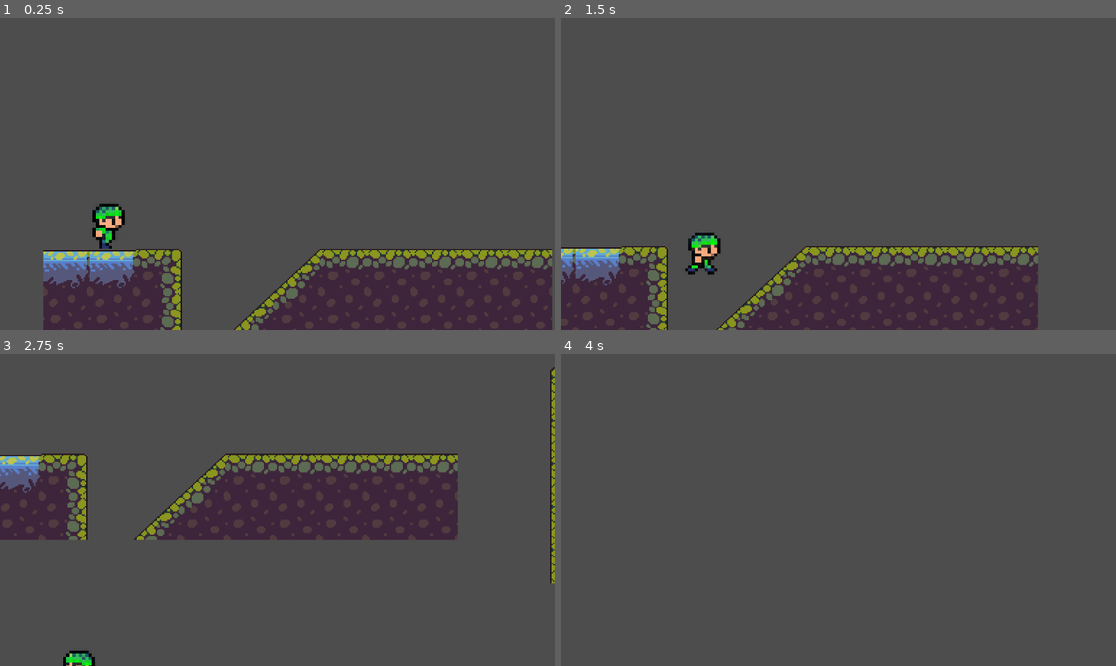
Above: before the commit, frames 1-4 (two rows, left to right).
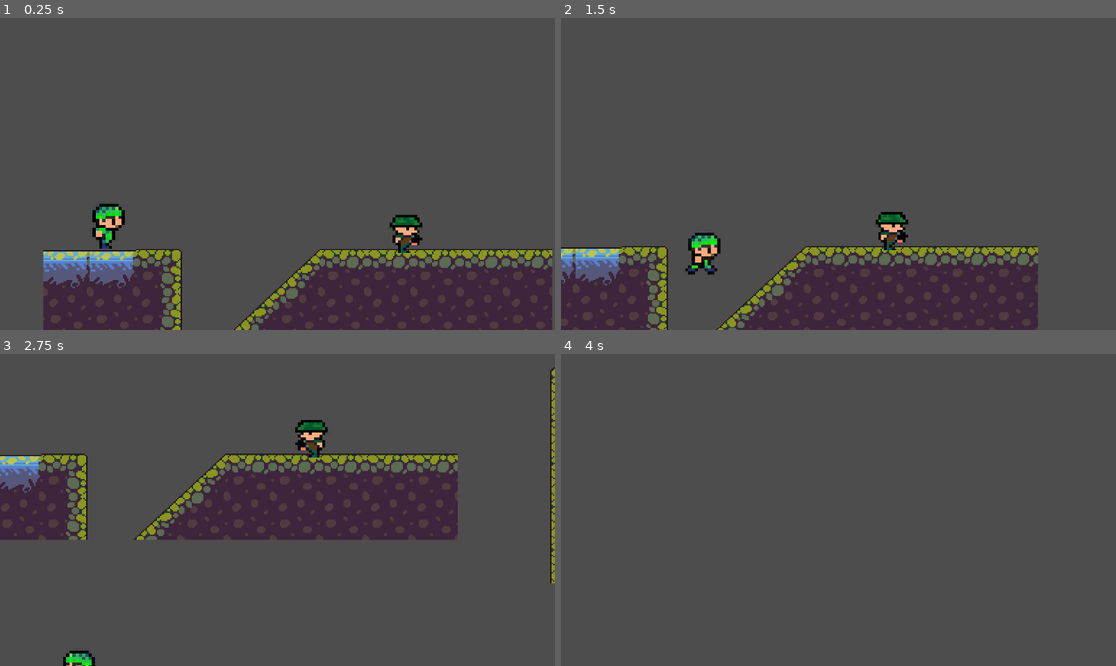
Above: after the commit, the same moments.

Repository: StanislavVacula/Maturitni_projekt_hra_Lone_Survivor
Game: Godot game, scene res://scenes/game.tscn
Same seed, same stepped clock (60 frames per second), same inputs: the game is played once before the commit and once after it.
Inputs:
- Up to frame 1 (0.25 s): no input
- Up to frame 2 (1.5 s): tap Enter (ui_accept) at 0.5, 0.77 s; hold Right (ui_right) from 0.53 s (still down)
- Up to frame 3 (2.75 s): tap Enter (ui_accept) at 1.52 s; release Right (ui_right) at 2.03 s; hold Left (ui_left) from 2.03 s (still down)
- Up to frame 4 (4 s): release Left (ui_left) at 2.78 s; hold Right (ui_right) from 2.78 s (still down); tap Enter (ui_accept) at 3.02, 3.5, 3.77 s

The runs differ from the first frame. In frame 1, 0.5% of the frame differs, in the area x 70-77%, y 63-76%; in frame 2, 0.5%; in frame 3, 0.5%; in frame 4, nothing differs.
Error after the commit: Invalid access to property or key 'cast_to' on a base object of type 'RayCast2D'. (res://scripts/enemy.gd:57)

Commit message:
Úprava grafiky, přidání AI enemy, přidání naboje etc.

Diff:
--- /dev/null
+++ b/Lone Survivor/bullet.gd
@@ -0,0 +1,10 @@
+extends Area2D
+
+var direction : Vector2 = Vector2.RIGHT
+var speed : float = 300
+
+func _physics_process(delta: float) -> void:
+	position += direction * speed * delta
+
+func _on_screen_exited() -> void:
+	queue_free()
--- /dev/null
+++ b/Lone Survivor/scenes/bullet.tscn
@@ -0,0 +1,16 @@
+[gd_scene load_steps=3 format=3 uid="uid://c5binyqmkrhjy"]
+
+[ext_resource type="Script" uid="uid://b4k7d4mmgjl8d" path="res://bullet.gd" id="1_y25gk"]
+[ext_resource type="Texture2D" uid="uid://bdupfm61ph8yq" path="res://icon.svg" id="2_l5glv"]
+
+[node name="bullet" type="Area2D"]
+script = ExtResource("1_y25gk")
+
+[node name="Sprite2D" type="Sprite2D" parent="."]
+position = Vector2(0, 1)
+scale = Vector2(0.554688, 0.554688)
+texture = ExtResource("2_l5glv")
+
+[node name="VisibleOnScreenNotifier2D" type="VisibleOnScreenNotifier2D" parent="."]
+
+[connection signal="screen_exited" from="VisibleOnScreenNotifier2D" to="." method="_on_screen_exited"]
--- a/Lone Survivor/scenes/enemy.tscn
+++ b/Lone Survivor/scenes/enemy.tscn
@@ -1,52 +1,36 @@
-[gd_scene load_steps=7 format=3 uid="uid://ckytbb8mhe08s"]
+[gd_scene load_steps=6 format=3 uid="uid://chkus4xclycai"]
 
 [ext_resource type="Texture2D" uid="uid://w5ye507e4866" path="res://assets/chars.png" id="1_7p1mj"]
+[ext_resource type="Script" uid="uid://c7gtlipx7kwum" path="res://scripts/enemy.gd" id="1_md0e3"]
 
-[sub_resource type="AtlasTexture" id="AtlasTexture_md0e3"]
+[sub_resource type="AtlasTexture" id="AtlasTexture_7p1mj"]
 atlas = ExtResource("1_7p1mj")
-region = Rect2(0, 96, 16, 16)
+region = Rect2(0, 32, 16, 16)
 
-[sub_resource type="AtlasTexture" id="AtlasTexture_4ra3w"]
-atlas = ExtResource("1_7p1mj")
-region = Rect2(16, 96, 16, 16)
-
-[sub_resource type="AtlasTexture" id="AtlasTexture_5uy6h"]
-atlas = ExtResource("1_7p1mj")
-region = Rect2(32, 96, 16, 16)
-
-[sub_resource type="AtlasTexture" id="AtlasTexture_c4w8v"]
-atlas = ExtResource("1_7p1mj")
-region = Rect2(48, 96, 16, 16)
-
-[sub_resource type="SpriteFrames" id="SpriteFrames_xwavj"]
+[sub_resource type="SpriteFrames" id="SpriteFrames_md0e3"]
 animations = [{
 "frames": [{
 "duration": 1.0,
-"texture": SubResource("AtlasTexture_md0e3")
-}, {
-"duration": 1.0,
-"texture": SubResource("AtlasTexture_4ra3w")
-}, {
-"duration": 1.0,
-"texture": SubResource("AtlasTexture_5uy6h")
-}, {
-"duration": 1.0,
-"texture": SubResource("AtlasTexture_c4w8v")
+"texture": SubResource("AtlasTexture_7p1mj")
 }],
 "loop": true,
-"name": &"enemy_walk_with_gun",
+"name": &"default",
 "speed": 5.0
 }]
 
+[sub_resource type="RectangleShape2D" id="RectangleShape2D_md0e3"]
+size = Vector2(21, 28)
+
 [node name="Enemy" type="CharacterBody2D"]
+script = ExtResource("1_md0e3")
 
 [node name="AnimatedSprite2D" type="AnimatedSprite2D" parent="."]
-scale = Vector2(2.219, 2.219)
-sprite_frames = SubResource("SpriteFrames_xwavj")
-animation = &"enemy_walk_with_gun"
-frame = 2
-frame_progress = 0.279978
+scale = Vector2(1.875, 1.875)
+sprite_frames = SubResource("SpriteFrames_md0e3")
 
-[node name="CollisionPolygon2D" type="CollisionPolygon2D" parent="."]
-scale = Vector2(2.219, 2.219)
-polygon = PackedVector2Array(-4.05588, 8.11176, 0, 8.11176, 3.15457, 4.05588, 3.15457, -4.05588, -3.15457, -4.95719, -5.85849, 0.901307)
+[node name="CollisionShape2D" type="CollisionShape2D" parent="."]
+position = Vector2(-0.5, 1)
+shape = SubResource("RectangleShape2D_md0e3")
+
+[node name="RayCast2D" type="RayCast2D" parent="."]
+target_position = Vector2(41, 0)
--- a/Lone Survivor/scenes/game.tscn
+++ b/Lone Survivor/scenes/game.tscn
@@ -1,9 +1,10 @@
-[gd_scene load_steps=8 format=3 uid="uid://djwijp855w0gx"]
-
-[ext_resource type="Script" uid="uid://dhqli7lsrdqdg" path="res://scenes/game.gd" id="1_lbhrr"]
+[gd_scene load_steps=9 format=3 uid="uid://djwijp855w0gx"]
+
+[ext_resource type="Script" uid="uid://dhqli7lsrdqdg" path="res://scripts/game.gd" id="1_lbhrr"]
 [ext_resource type="PackedScene" uid="uid://duwsmjvwd6pk8" path="res://scenes/player.tscn" id="1_uwrxv"]
 [ext_resource type="Script" uid="uid://s1exvqsr4rtr" path="res://scripts/camera_2d.gd" id="2_lnu2h"]
 [ext_resource type="Texture2D" uid="uid://qo5e85y6270u" path="res://assets/Jungel_Backround_LDS/Tileset.png" id="3_u23gu"]
+[ext_resource type="PackedScene" uid="uid://chkus4xclycai" path="res://scenes/enemy.tscn" id="5_iywne"]
 
 [sub_resource type="PhysicsMaterial" id="PhysicsMaterial_lbhrr"]
 friction = 1.5
@@ -990,3 +991,9 @@
 format = 2
 layer_0/name = "Mid"
 layer_0/tile_data = PackedInt32Array(589806, 589827, 4, 589807, 589827, 4, 655342, 65539, 1, 655343, 65539, 1, 589808,  …(606 unchanged characters)…
+
+[node name="Enemies" type="Node2D" parent="."]
+
+[node name="Enemy" parent="." instance=ExtResource("5_iywne")]
+position = Vector2(-322, 233)
+slide_on_ceiling = false
--- a/Lone Survivor/scenes/health_bar.tscn
+++ /dev/null
@@ -1,50 +0,0 @@
-[gd_scene load_steps=7 format=3 uid="uid://cqrlbiqjnuo7c"]
-
-[ext_resource type="Script" uid="uid://88uih5xw55qn" path="res://scripts/health_bar.gd" id="1_1bvlm"]
-[ext_resource type="Script" uid="uid://idph2xs7d5hk" path="res://scripts/timer.gd" id="2_h7unk"]
-
-[sub_resource type="StyleBoxFlat" id="StyleBoxFlat_iwqyq"]
-bg_color = Color(0.913725, 0, 0.0156863, 1)
-
-[sub_resource type="StyleBoxFlat" id="StyleBoxFlat_1bvlm"]
-bg_color = Color(0.027451, 0.921569, 0.337255, 0.996078)
-
-[sub_resource type="StyleBoxFlat" id="StyleBoxFlat_0ljal"]
-bg_color = Color(0.0173428, 0.047372, 0.0302175, 1)
-expand_margin_left = 1.0
-expand_margin_top = 1.0
-expand_margin_right = 1.0
-expand_margin_bottom = 1.0
-shadow_color = Color(0, 0, 0, 0.27451)
-shadow_offset = Vector2(0, 1)
-
-[sub_resource type="StyleBoxFlat" id="StyleBoxFlat_ykt75"]
-bg_color = Color(1, 1, 1, 1)
-
-[node name="HealthBar" type="ProgressBar"]
-offset_left = -20.0
-offset_right = 20.0
-offset_bottom = 27.0
-theme_override_styles/background = SubResource("StyleBoxFlat_iwqyq")
-theme_override_styles/fill = SubResource("StyleBoxFlat_1bvlm")
-value = 60.0
-show_percentage = false
-script = ExtResource("1_1bvlm")
-
-[node name="DamageBar" type="ProgressBar" parent="."]
-z_index = -1
-layout_mode = 1
-anchors_preset = 15
-anchor_right = 1.0
-anchor_bottom = 1.0
-grow_horizontal = 2
-grow_vertical = 2
-theme_override_styles/background = SubResource("StyleBoxFlat_0ljal")
-theme_override_styles/fill = SubResource("StyleBoxFlat_ykt75")
-value = 80.0
-show_percentage = false
-
-[node name="Timer" type="Timer" parent="."]
-wait_time = 0.4
-one_shot = true
-script = ExtResource("2_h7unk")
--- /dev/null
+++ b/Lone Survivor/scripts/enemy.gd
@@ -0,0 +1,60 @@
+extends CharacterBody2D
+
+# ====== KONSTANTY ======
+const SPEED = 0.0           # rychlost pohybu
+const CHANGE_TIME = 2.0       # po kolika sekundách změní směr hlídky
+
+# ====== PROMĚNNÉ ======
+var direction := 1            # 1 = doprava, -1 = doleva
+var timer := 0.0
+var chasing := false
+var player: Node2D = null     # reference na hráče
+
+# ====== NODE REFERENCES ======
+@onready var sprite: AnimatedSprite2D = $AnimatedSprite2D
+@onready var raycast: RayCast2D = $RayCast2D
+
+# ====== READY ======
+func _ready():
+	# najdeme hráče podle skupiny "player"
+	var players = get_tree().get_nodes_in_group("player")
+	if players.size() > 0:
+		player = players[0]
+
+# ====== PHYSICS PROCESS ======
+func _physics_process(delta: float) -> void:
+	# GRAVITACE
+	if not is_on_floor():
+		velocity += get_gravity() * delta
+
+	# DETEKCE HRÁČE PŘES RAYCAST
+	if raycast.is_colliding():
+		var collider = raycast.get_collider()
+		if collider.is_in_group("player"):
+			chasing = true
+		else:
+			chasing = false
+	else:
+		chasing = false
+
+	# POHYB
+	if chasing and player:
+		# jdi směrem k hráči
+		direction = sign(player.global_position.x - global_position.x)
+		velocity.x = direction * SPEED
+	else:
+		# hlídkuj tam a zpět
+		velocity.x = direction * SPEED
+		timer += delta
+		if timer >= CHANGE_TIME:
+			direction *= -1
+			timer = 0.0
+
+	# OTOČENÍ SPRITE
+	sprite.flip_h = direction < 0
+
+	# OTÁČENÍ RAYCASTU PODLE SMĚRU
+	raycast.cast_to.x = direction
+
+	# POHYB S KOLIZÍ
+	move_and_slide()
--- a/Lone Survivor/scripts/health_bar.gd
+++ /dev/null
@@ -1,5 +0,0 @@
-extends ProgressBar
-
-var parent
-var max_value_amount
-var min_value_amount
Binary file changed: Lone Survivor/assets/chars.png
Not shown, added: Lone Survivor/assets/logo_hry.png.import
Not shown, added: Lone Survivor/bullet.gd.uid
Not shown, added: Lone Survivor/scripts/enemy.gd.uid
Renamed: Lone Survivor/scenes/game.gd -> Lone Survivor/scripts/game.gd
Renamed: Lone Survivor/scenes/game.gd.uid -> Lone Survivor/scripts/game.gd.uid
Not shown, removed: Lone Survivor/scripts/health_bar.gd.uid
